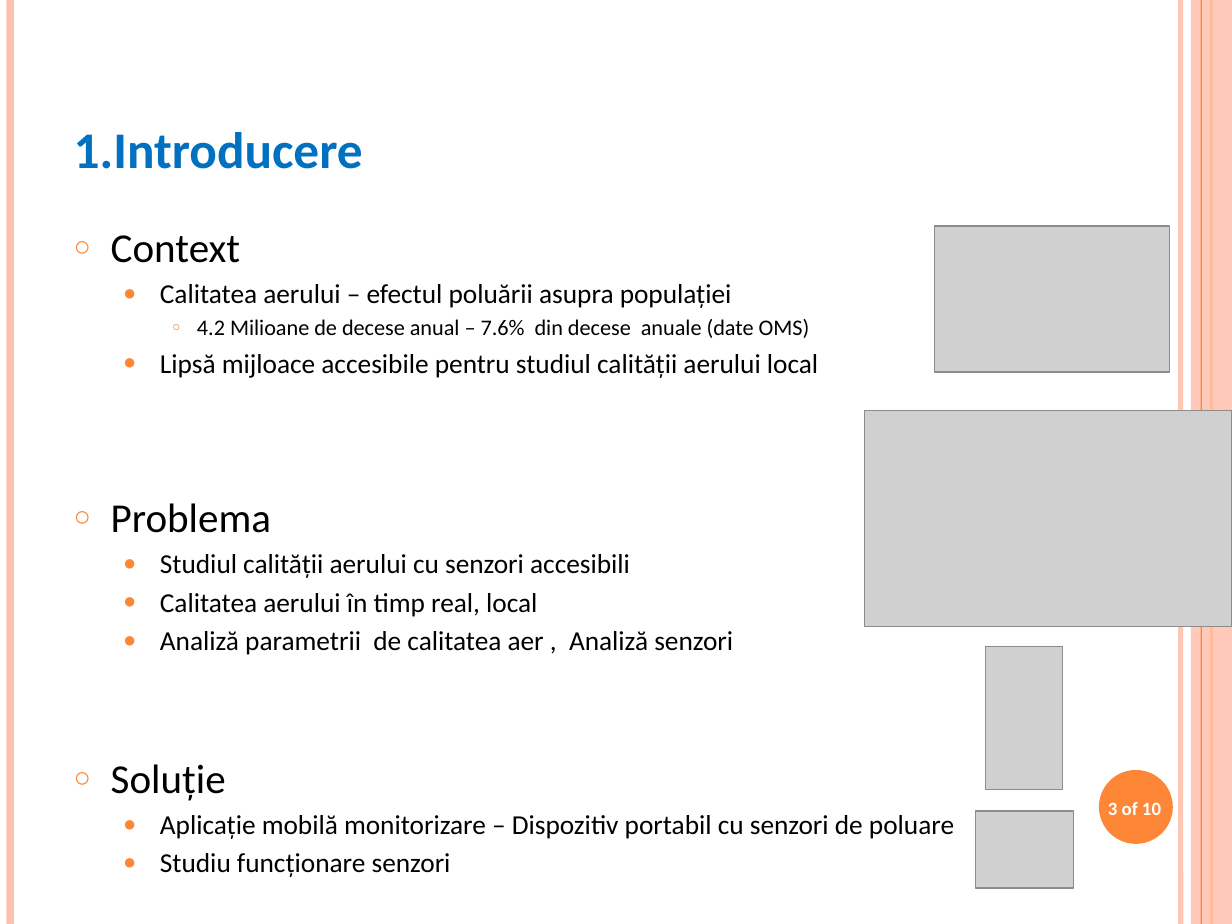
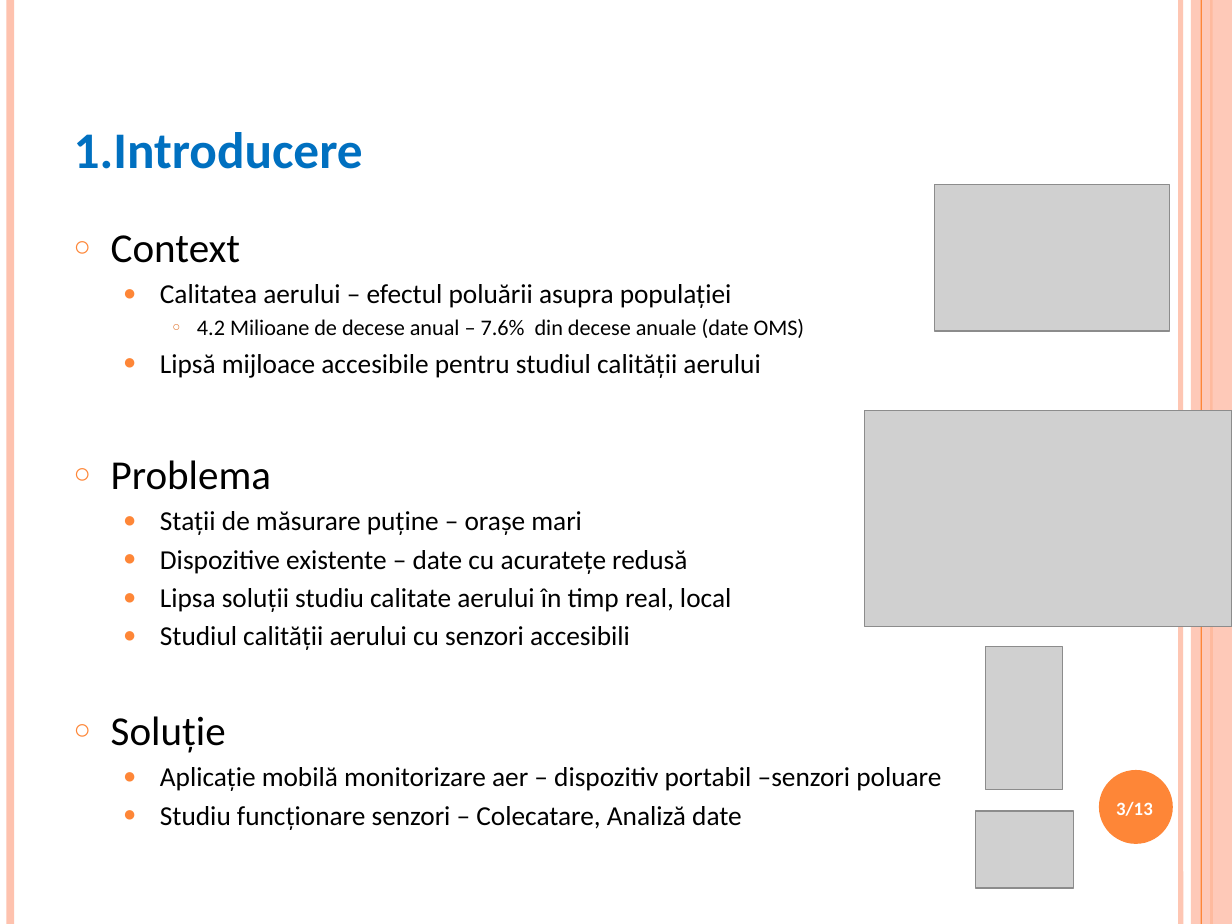
Before and after one commit to paultarce/workDizApp, a slide deck: slide 3 of Documentatie/TarcePaul_PrezentareLucrareDeDisertatie.pptx. Drawn at 1232x924 pixels with LibreOffice and Linux fonts; fonts in the diff are those of the drawing; grey boxes stand for pictures; background and template pictures are left out. Boxes give left, top, right and bottom in pixels: in the first picture for what was removed or moved away, otherwise in the second. Text is boxed around its words. In the diff, an @@ line names an element or a change of style, - is before the commit and + after.

```diff
--- a/Documentatie/TarcePaul_PrezentareLucrareDeDisertatie.pptx
+++ b/Documentatie/TarcePaul_PrezentareLucrareDeDisertatie.pptx
@@ picture: place and size @@
-picture at (934,225,1169,372)
+picture at (934,185,1169,331)
@@ text at (160,354,760,378): text changed @@
-  ● Lipsă mijloace accesibile pentru studiul calității aerului local
+  ● Lipsă mijloace accesibile pentru studiul calității aerului
@@ text at (160,511,731,612): paragraphs added @@
+  ● Stații de măsurare puține – orașe mari
+  ● Dispozitive existente – date cu acuratețe redusă
+  ● Lipsa soluții studiu calitate aerului în timp real, local
@@ text at (160,593,733,655): paragraphs removed @@
-  ● Calitatea aerului în timp real, local
-  ● Analiză parametrii de calitatea aer , Analiză senzori
@@ text at (160,767,941,830): text changed @@
-  ● Aplicație mobilă monitorizare – Dispozitiv portabil cu senzori de poluare
-  ● Studiu funcționare senzori
+  ● Aplicație mobilă monitorizare aer – dispozitiv portabil –senzori poluare
+  ● Studiu funcționare senzori – Colecatare, Analiză date
@@ page number at (1116,802,1153,816): text changed @@
-3 of 10
+3/13
```
Also in this commit, not shown: 11 other slides changed, 1 other file.
